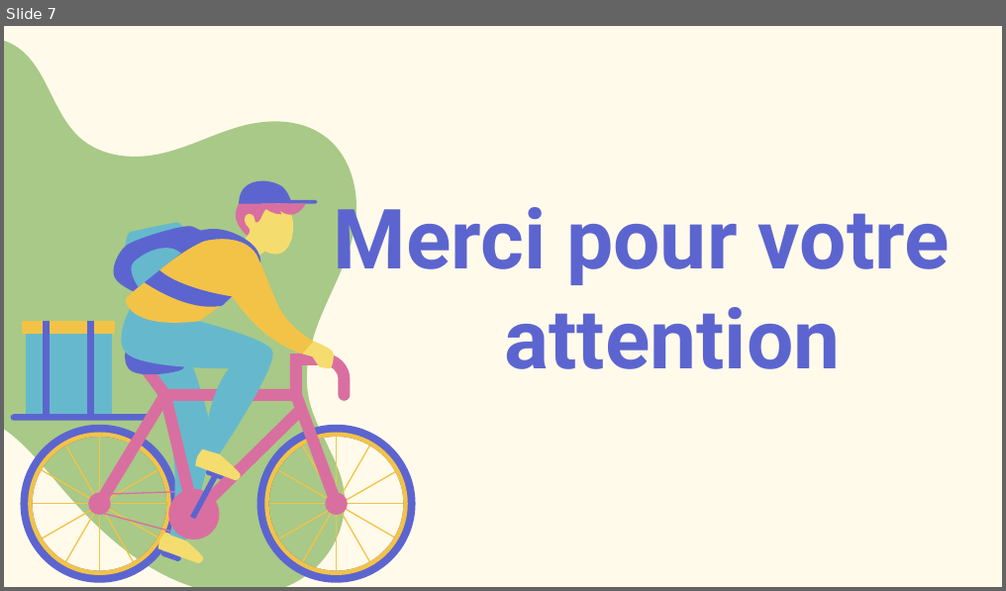
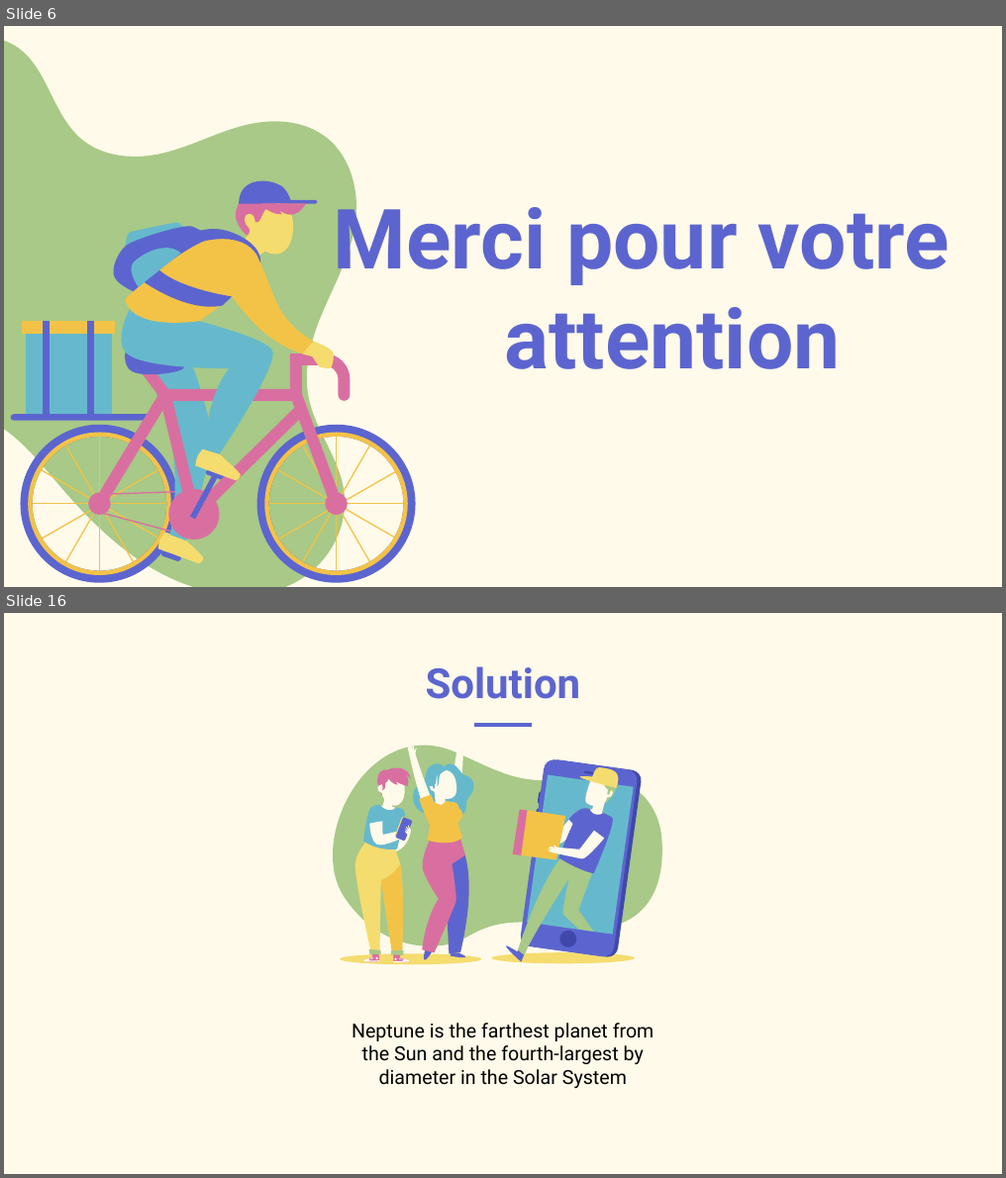
Before and after one commit to kerkazou/gestion_restauration_marhaba, a slide deck: Food Delivery App XL by Slidesgo.pptx. Shown one above the other, each under a label of ours: slide 7 before the commit, slides 6 and 16 after it; the slides between them are not shown. The pictures are 1006x591 and 1006x1178 pixels, drawn with LibreOffice and Linux fonts; fonts in the diff are those of the drawing. Boxes give left, top, right and bottom in pixels: in the first picture for what was removed or moved away, otherwise in the second. Text is boxed around its words. In the diff, an @@ line names an element or a change of style, - is before the commit and + after.

```diff
--- a/Food Delivery App XL by Slidesgo.pptx
+++ b/Food Delivery App XL by Slidesgo.pptx
@@ slide 16 added at box(4, 613, 1002, 1174), background #FFFAEA @@
@@ title added at box(426, 666, 581, 699), 30 pt, text #5C65CF, bold @@
+Solution
@@ line added from (474, 725) to (532, 725), #5C65CF 3 pt @@
@@ freeform shape added at box(311, 746, 665, 948), fill #A8C987 @@
@@ group added at box(340, 739, 642, 965): 78 freeform shapes @@
@@ subtitle added at box(351, 1023, 654, 1089), 14 pt, text #000000 @@
+Neptune is the farthest planet from the Sun and the fourth-largest by diameter in the Solar System
@@ what was slide 7 is now slide 6 @@
```
Also in this commit, not shown: 2 slides changed, 87 other slides added, 2 slides removed, 3 other files.
